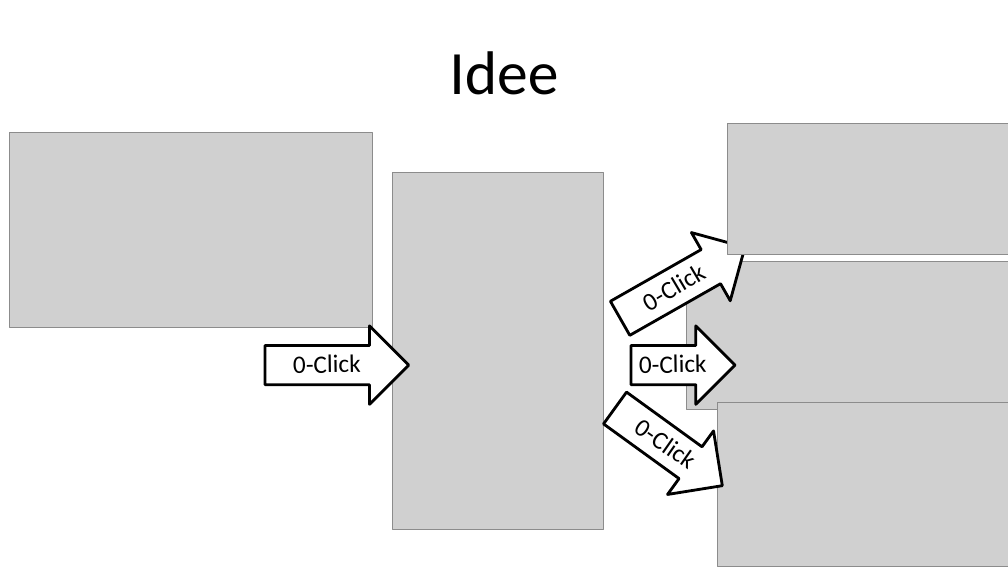
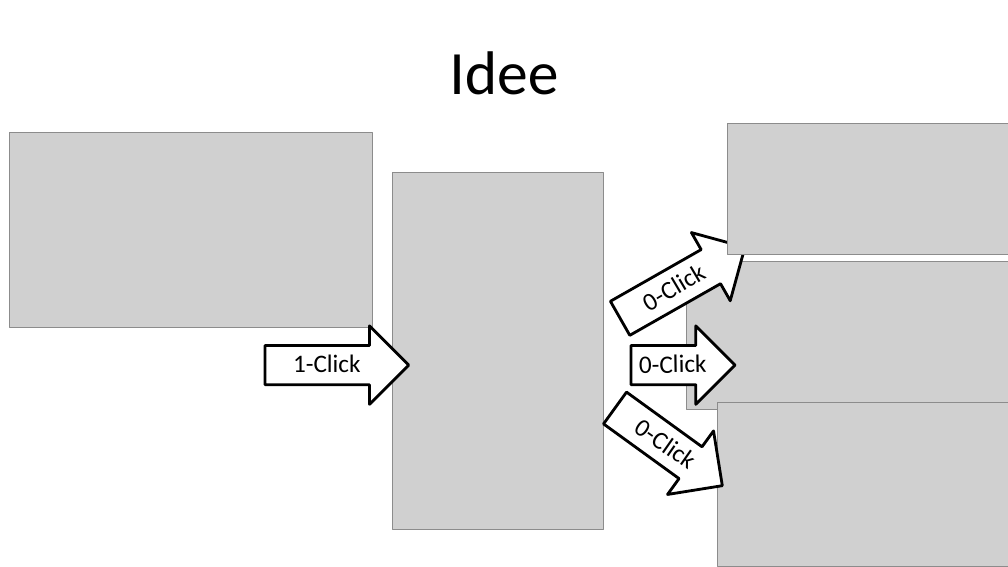
Before and after one commit to Jotschi89/codefest8, a slide deck: slide 2 of resources/Car Profile Sync.pptx. Drawn at 1008x567 pixels with LibreOffice and Linux fonts; fonts in the diff are those of the drawing; grey boxes stand for pictures. Boxes give left, top, right and bottom in pixels: in the first picture for what was removed or moved away, otherwise in the second. Text is boxed around its words. In the diff, an @@ line names an element or a change of style, - is before the commit and + after.

Commit message:
Presentation asd 	- Presentation nearly finished (Kontaktlos graphic missing) 	- Added Prestentation Text

```diff
--- a/resources/Car Profile Sync.pptx
+++ b/resources/Car Profile Sync.pptx
@@ text "1-Click" at (x1=293, y1=354, x2=361, y2=372): rotation 359 to 0 degrees @@
@@ text at (x1=293, y1=354, x2=361, y2=372): text changed @@
-0-Click
+1-Click
```
Also in this commit, not shown: 1 other slide changed, 1 other file.
